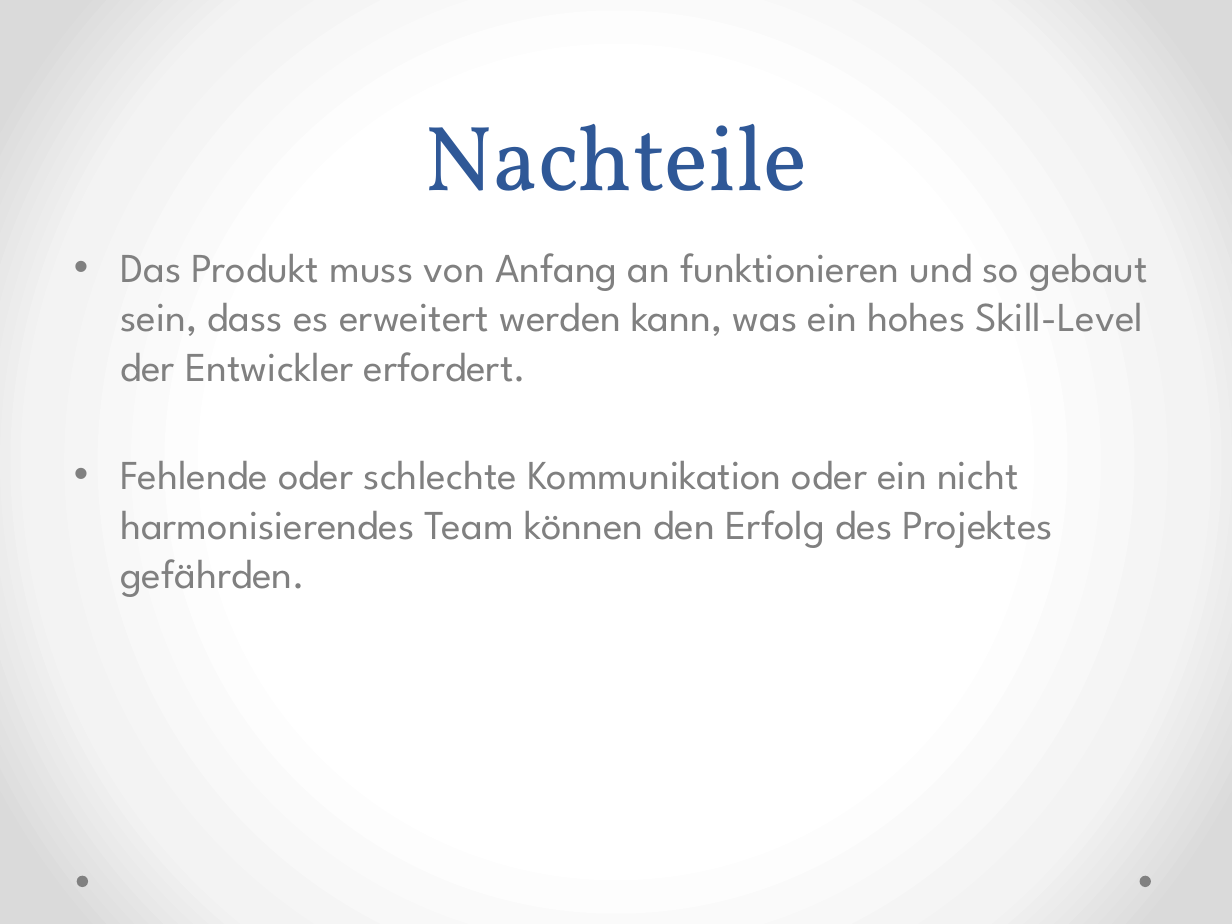
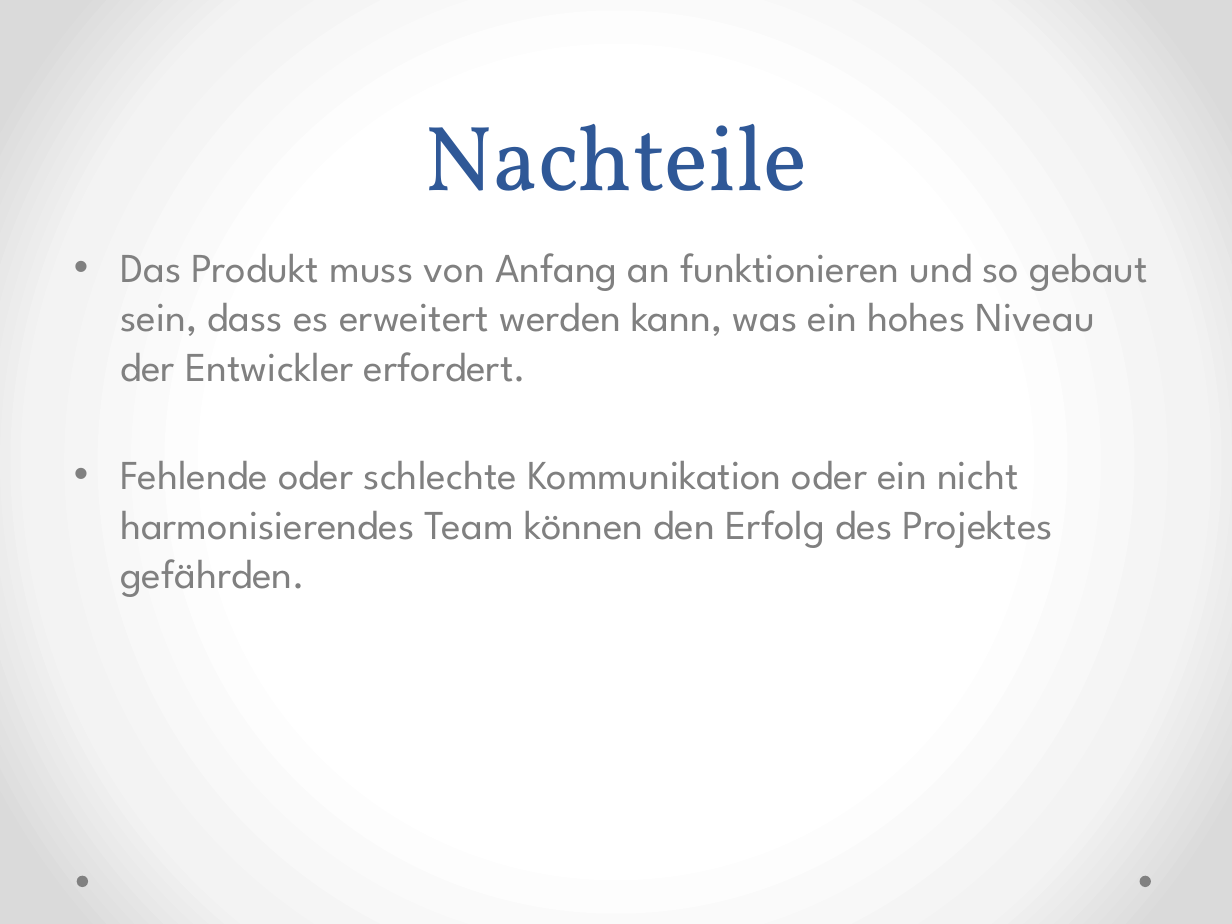
Before and after one commit to Medardus2004/ScrumPresentation, a slide deck: slide 24 of Scrum.pptx (slide 23 before the commit). Drawn at 1232x924 pixels with LibreOffice and Linux fonts; fonts in the diff are those of the drawing. Boxes give left, top, right and bottom in pixels: in the first picture for what was removed or moved away, otherwise in the second. Text is boxed around its words. In the diff, an @@ line names an element or a change of style, - is before the commit and + after.

```diff
--- a/Scrum.pptx
+++ b/Scrum.pptx
@@ text at bbox=[120, 253, 1148, 382]: text changed @@
-• Das Produkt muss von Anfang an funktionieren und so gebaut sein, dass es erweitert werden kann, was ein hohes Skill-Level der Entwickler erfordert.
+• Das Produkt muss von Anfang an funktionieren und so gebaut sein, dass es erweitert werden kann, was ein hohes Niveau der Entwickler erfordert.
```
Also in this commit, not shown: 7 other slides changed, 1 slide added, 1 other file.
